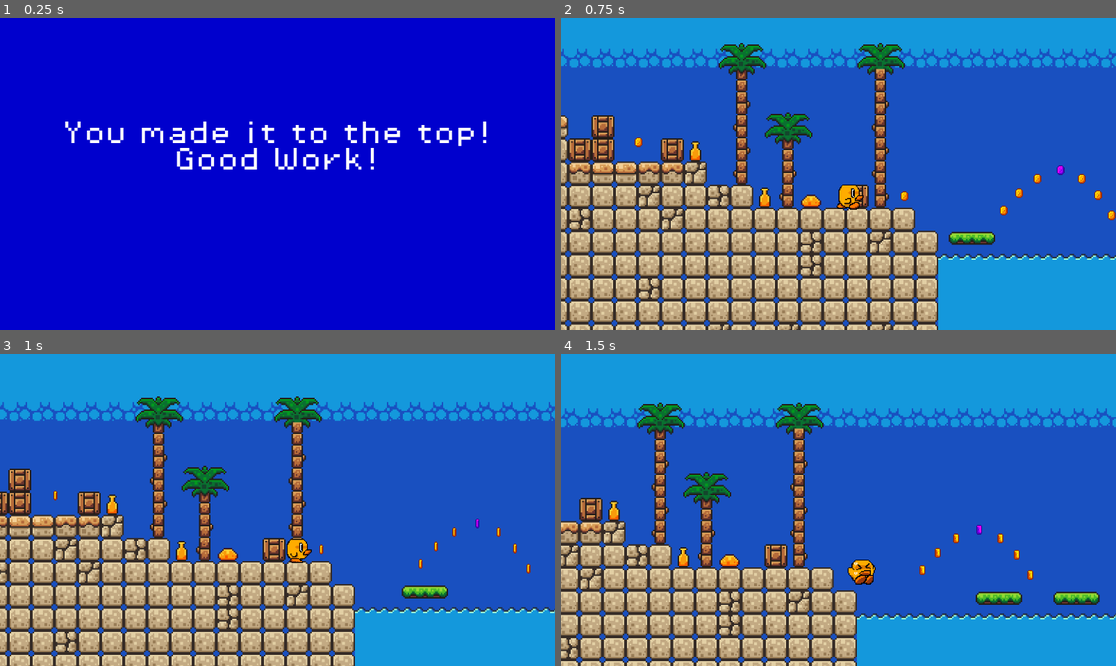
Above: before the commit, frames 1-4 (two rows, left to right).
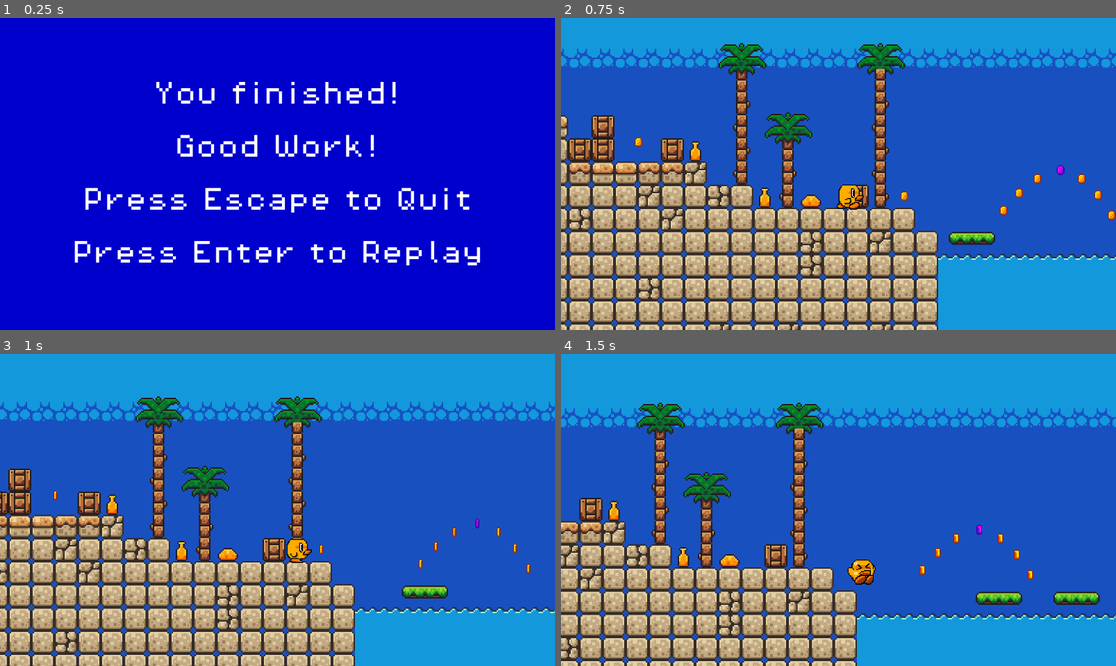
Above: after the commit, the same moments.

Repository: MNaccaratto/ALongWayDuck
Game: Godot game, scene res://scenes/end_screen.tscn
The game is run twice, just before and just after one commit, with the same random seed, the same clock (stepped at 60 frames per second) and the same inputs. This scene is started directly instead of the project's main scene.
Inputs:
- Up to frame 1 (0.25 s): no input
- Up to frame 2 (0.75 s): tap Enter (ui_accept) at 0.5, 0.6 s; hold Right (ui_right) from 0.53 s (still down)
- Up to frame 3 (1 s): keep holding Right (ui_right); tap Enter (ui_accept) at 0.77 s
- Up to frame 4 (1.5 s): keep holding Right (ui_right); tap Enter (ui_accept) at 1.07, 1.35 s

The runs differ from the first frame. In frame 1, 6.5% of the frame differs, in the area x 11-88%, y 20-80%; in frame 2, nothing differs; in frame 3, nothing differs; in frame 4, nothing differs.

Commit message:
Ended Main screen and End screen Labels

Diff:
--- a/scenes/end_screen.tscn
+++ b/scenes/end_screen.tscn
@@ -29,7 +29,8 @@
 
 Good Work!
 
+Press Escape to Quit
 
-"
+Press Enter to Replay"
 horizontal_alignment = 1
 vertical_alignment = 1
--- a/scenes/main_menu.tscn
+++ b/scenes/main_menu.tscn
@@ -32,9 +32,6 @@
 D / Right - Walk Right
 
 Press Y / Enter to begin!
-
-
-
 "
 horizontal_alignment = 1
 vertical_alignment = 1
--- a/scripts/end_screen.gd
+++ b/scripts/end_screen.gd
@@ -1,9 +1,6 @@
 extends Control
 
 @onready var end_screen_label: Label = $"end-screen-label"
-
-func _ready() -> void:
-	end_screen_label.text = "You made it to the top!\nGood Work!\n\n\n"
 
 
 func _process(_delta: float) -> void:
